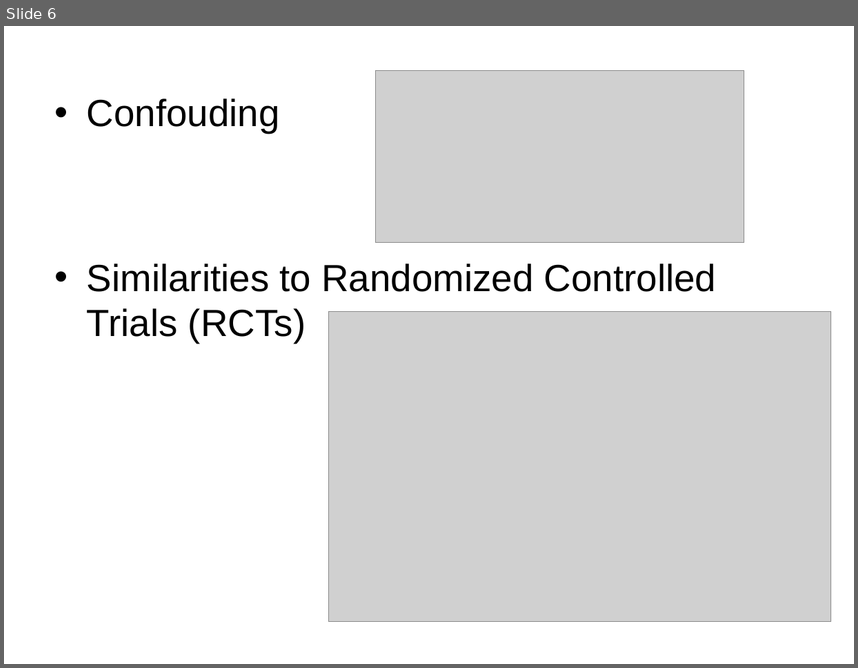
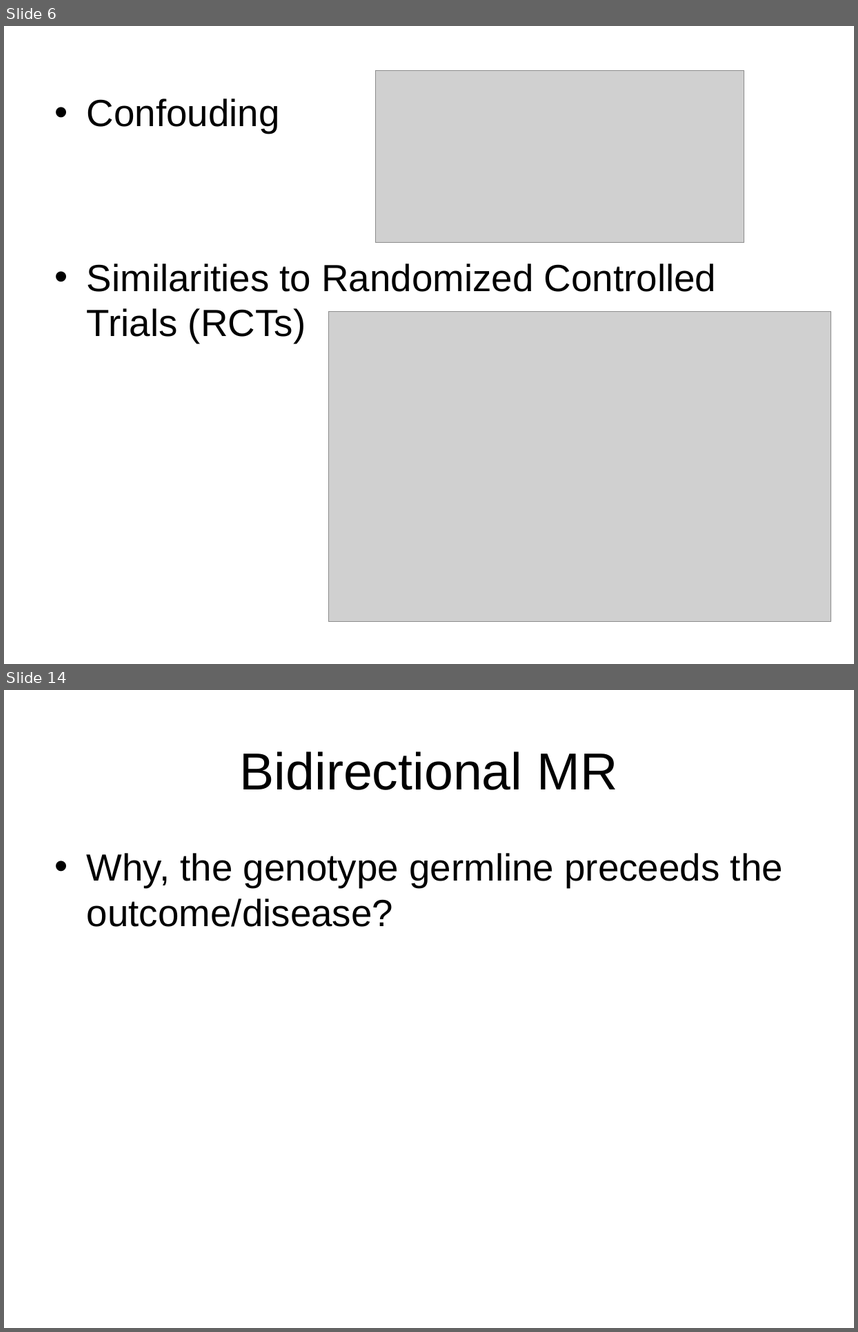
Before and after one commit to matthijsknigge/mendelianrandomization, a slide deck: internship/presentation.ppt. Shown one above the other, each under a label of ours: slide 6 before the commit, slides 6 and 14 after it; the slides between them are not shown. The pictures are 858x668 and 858x1332 pixels, drawn with LibreOffice and Linux fonts; fonts in the diff are those of the drawing; grey boxes stand for pictures. Boxes give left, top, right and bottom in pixels: in the first picture for what was removed or moved away, otherwise in the second. Text is boxed around its words. In the diff, an @@ line names an element or a change of style, - is before the commit and + after.

```diff
--- a/internship/presentation.ppt
+++ b/internship/presentation.ppt
@@ slide 14 added at [4,690,854,1328], background #FFFFFF @@
@@ title added at [240,751,617,790], 44 pt, text #000000 @@
+Bidirectional MR
@@ text added at [87,853,783,927], 32 pt, text #000000 @@
+• Why, the genotype germline preceeds the outcome/disease?
```
Also in this commit, not shown: 4 slides changed, 14 other slides added, 1 slide removed, 4 other files.
